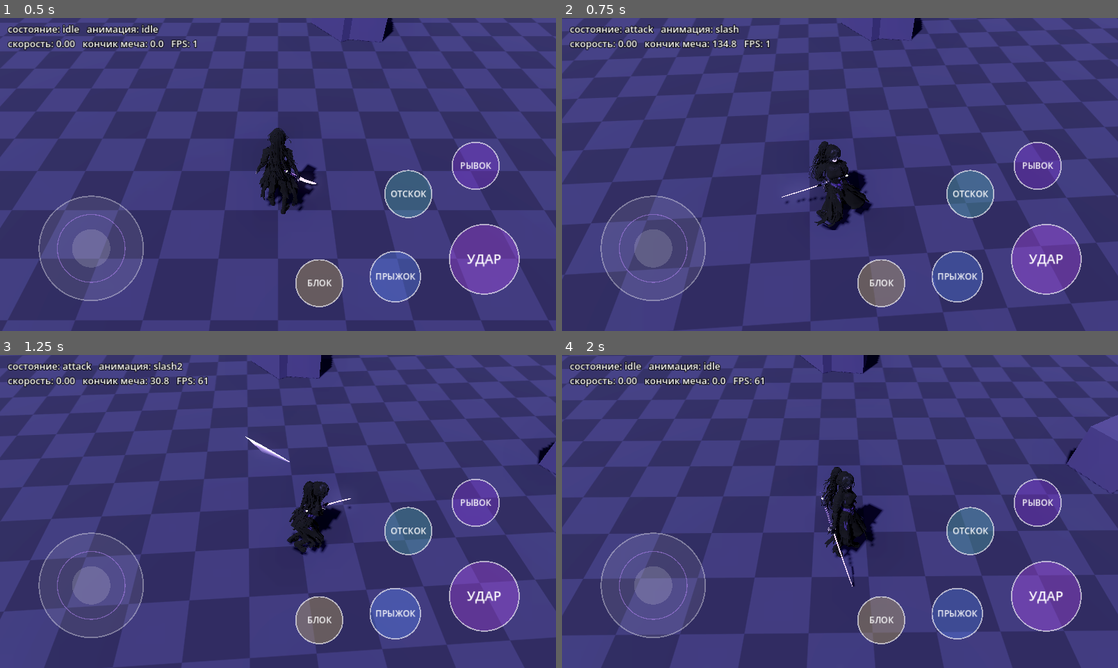
Above: before the commit, frames 1-4 (two rows, left to right).
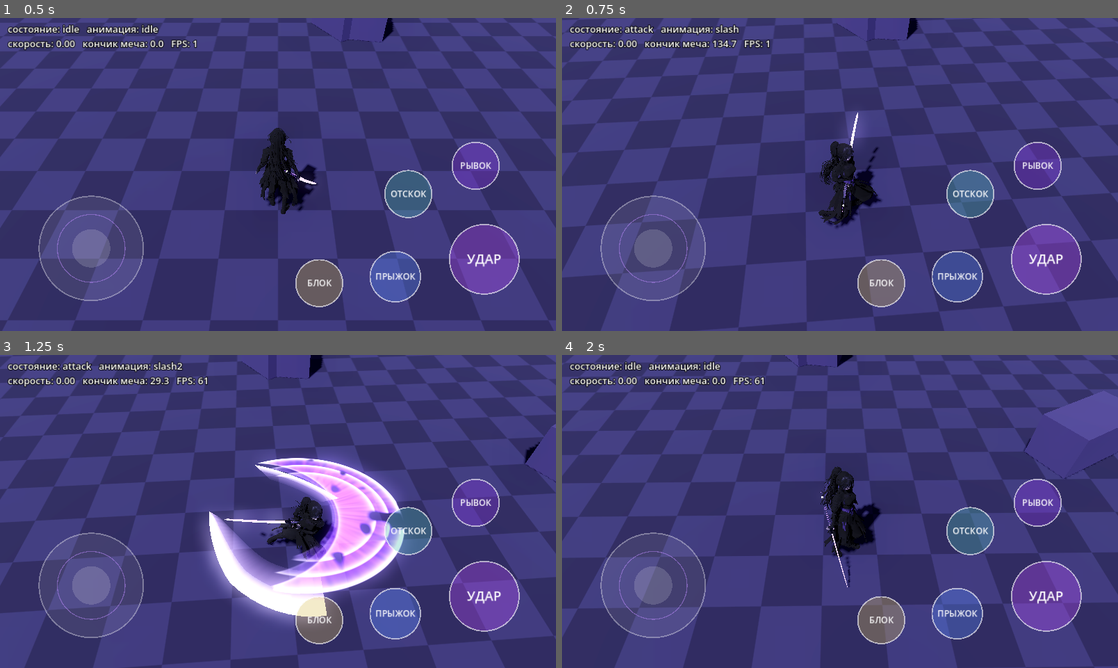
Above: after the commit, the same moments.

Repository: Masuku4129/Game
Game: Godot game, scene res://main.tscn
Two runs of this game, one before a commit and one after it. Both use one fixed random seed, a clock stepped at 60 frames per second and the inputs below.
Inputs (mouse positions are in pixels of both pictures, inside the frame that each line leads up to):
- Up to frame 1 (0.5 s): no input
- Up to frame 2 (0.75 s): tap Enter at 0.5 s; move the mouse to (962, 158) at 0.52 s; hold D from 0.53 s (still down); tap J at 0.6 s; click (962, 158) at 0.67 s
- Up to frame 3 (1.25 s): keep holding D; tap Space at 0.77 s
- Up to frame 4 (2 s): release D at 1.25 s; drag from (728, 527) to (812, 574) at 1.27 s

Frame 1 is identical in both runs. In frame 2, 9.8% of the frame differs, in the area x 0-100%, y 0-100%; in frame 3, 35%; in frame 4, 46%.

Commit message:
kira: attacks 25% faster, trimmed dwell before last hit, stronger jump coil
Co-Authored-By: Claude Sonnet 5.5 <noreply@anthropic.com>
Claude-Session: https://claude.ai/code/session_01XvKRdiRrWdLnET7y1AhQmW

Diff:
--- a/kira_3d_test/main.gd
+++ b/kira_3d_test/main.gd
@@ -29,12 +29,12 @@
 const ATTACK_RANGE := 2.4
 # [время попадания, рывок вперёд (м), множитель зоны, шлейф от, до (с), наклон плоскости волны (град), высота волны (м)]
 const HIT_INFO := {
-	"slash":  [0.21, 0.9, 1.0, 0.16, 0.30, 38.0, 1.0],
-	"slash2": [0.22, 0.9, 1.0, 0.15, 0.31, -8.0, 1.0],
-	"slash4": [0.30, 0.7, 1.35, 0.16, 0.40, 0.0, 0.55],
-	"kick":   [0.28, 0.6, 1.0, -1.0, -1.0, 0.0, 0.9],
-	"slash5": [0.26, 0.8, 1.1, 0.16, 0.34, -62.0, 1.1],
-	"slash3": [0.30, 1.4, 1.3, 0.26, 0.38, 90.0, 1.2]}
+	"slash":  [0.17, 0.9, 1.0, 0.13, 0.24, 38.0, 1.0],
+	"slash2": [0.18, 0.9, 1.0, 0.12, 0.25, -8.0, 1.0],
+	"slash4": [0.24, 0.7, 1.35, 0.13, 0.32, 0.0, 0.55],
+	"kick":   [0.22, 0.6, 1.0, -1.0, -1.0, 0.0, 0.9],
+	"slash5": [0.21, 0.8, 1.1, 0.13, 0.27, -62.0, 1.1],
+	"slash3": [0.24, 1.4, 1.3, 0.21, 0.30, 90.0, 1.2]}
 const ALL_ROLES := ["idle", "walk", "run", "block", "jump", "dodge", "dash_in", "dash_out",
 	"slash", "slash2", "slash4", "kick", "slash5", "slash3"]
 const LOOPED := ["idle", "walk", "run", "block"]
Binary file changed: kira_3d_test/assets/kira_rigged.glb
